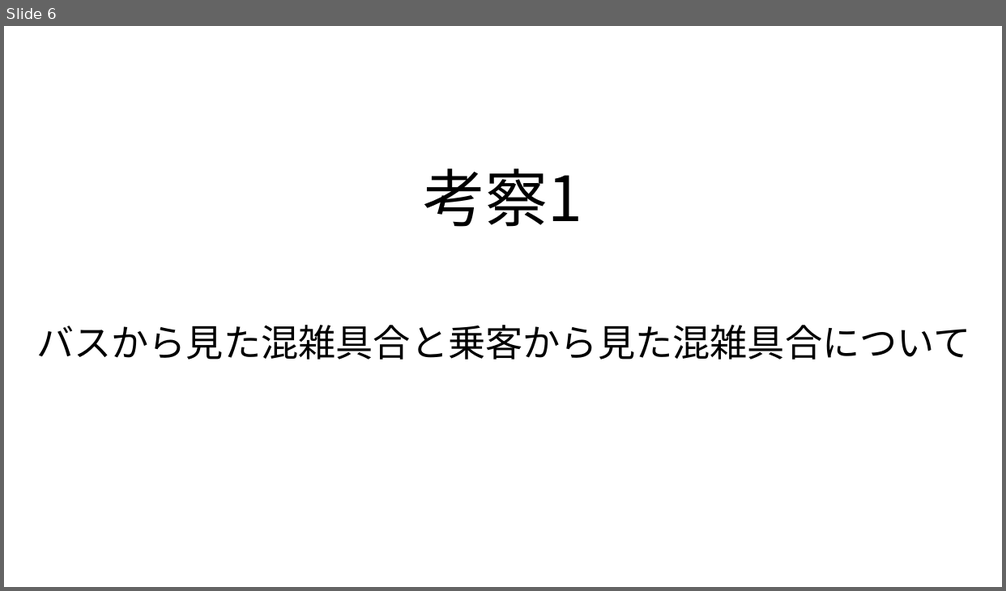
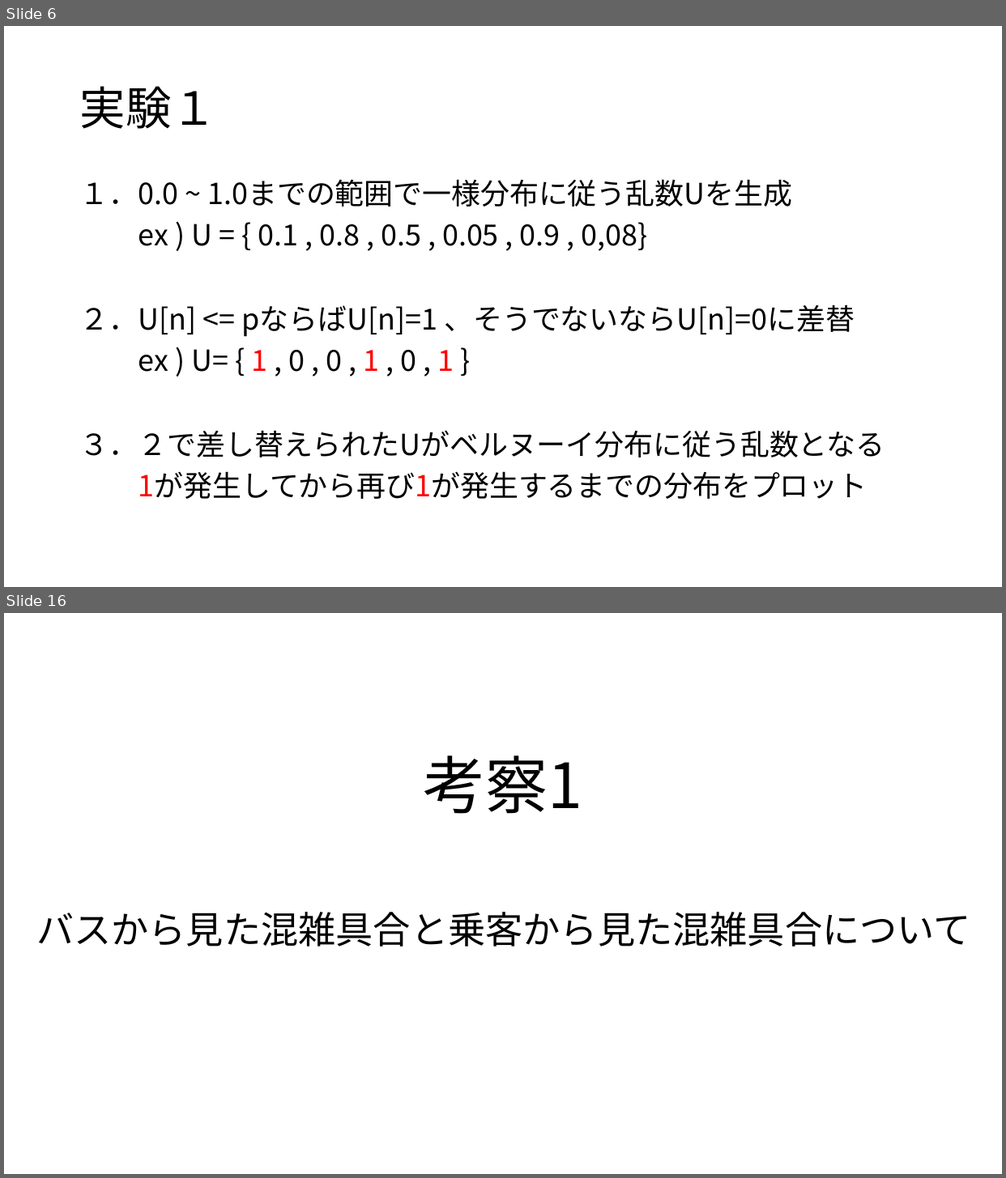
Before and after one commit to kamase14/jikken_2, a slide deck: slide.pptx. Shown one above the other, each under a label of ours: slide 6 before the commit, slides 6 and 16 after it; the slides between them are not shown. The pictures are 1006x591 and 1006x1178 pixels, drawn with LibreOffice and Linux fonts; fonts in the diff are those of the drawing. Boxes give left, top, right and bottom in pixels: in the first picture for what was removed or moved away, otherwise in the second. Text is boxed around its words. In the diff, an @@ line names an element or a change of style, - is before the commit and + after.

```diff
--- a/slide.pptx
+++ b/slide.pptx
@@ slide 6 added at (4,26,1002,587), background #FFFFFF @@
@@ title added at (80,86,217,129), 44 pt, text #000000 @@
+実験１
@@ text added at (80,179,885,499), 28 pt, text #000000 @@
+１．0.0 ~ 1.0までの範囲で一様分布に従う乱数Uを生成
+ex ) U = { 0.1 , 0.8 , 0.5 , 0.05 , 0.9 , 0,08}
+２．U[n] <= pならばU[n]=1 、そうでないならU[n]=0に差替
+ex ) U= { 1 , 0 , 0 , 1 , 0 , 1 }
+３．２で差し替えられたUがベルヌーイ分布に従う乱数となる
+1が発生してから再び1が発生するまでの分布をプロット
@@ what was slide 6 is now slide 16 @@
```
Also in this commit, not shown: 8 slides changed, 11 other slides added, 3 slides removed.
